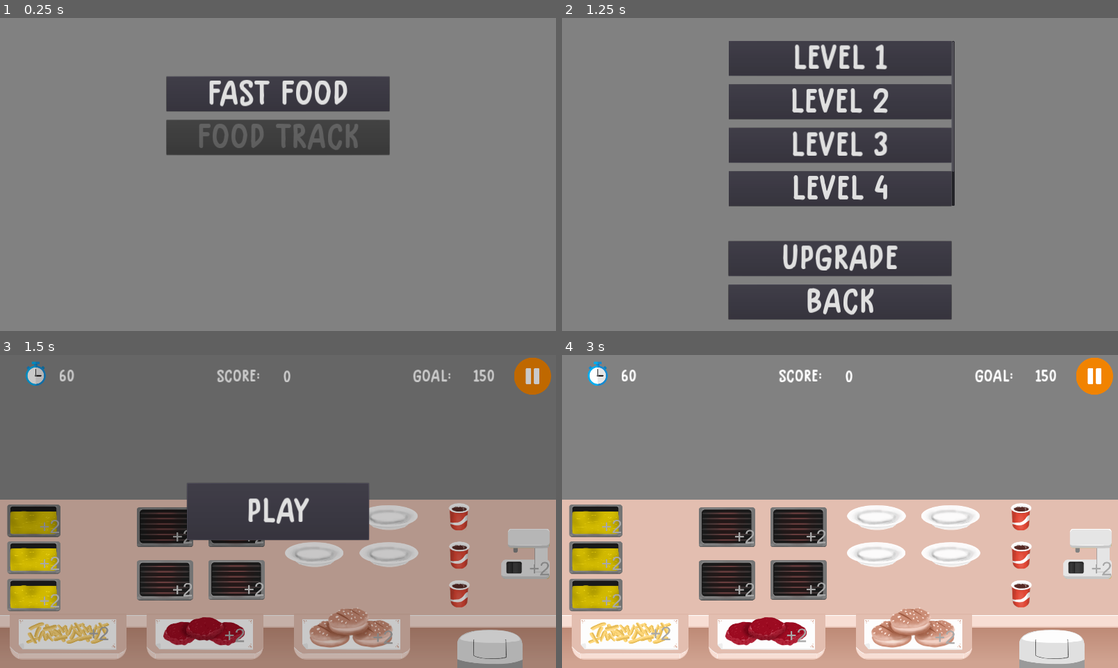
Above: before the commit, frames 1-4 (two rows, left to right).
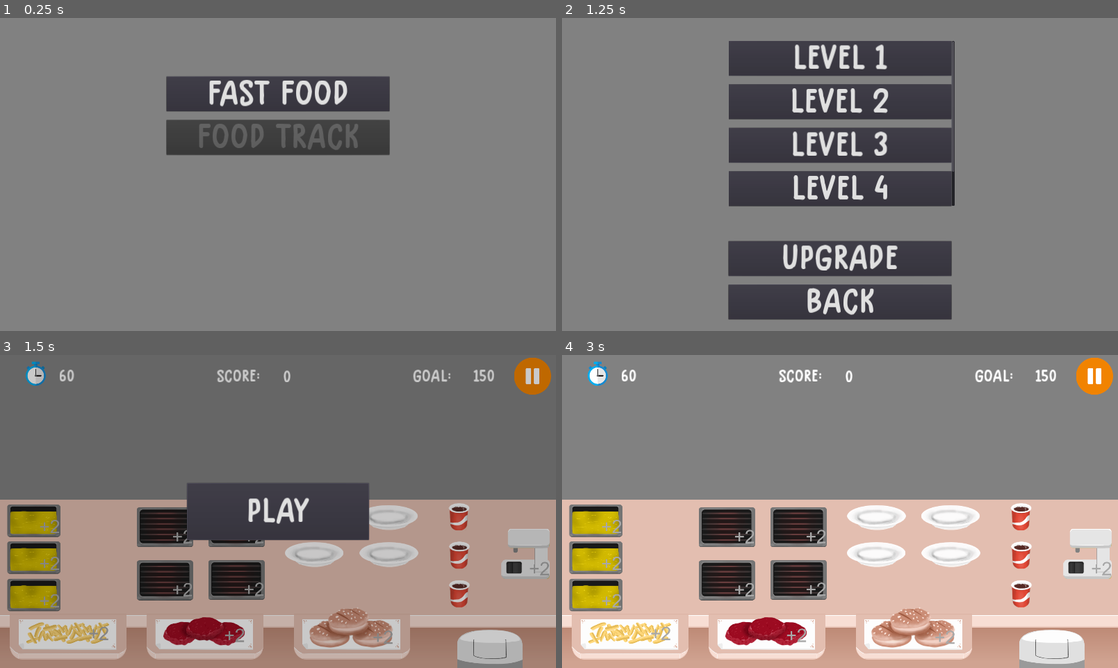
Above: after the commit, the same moments.

Repository: samuelpedrajas/MyVeganRestaurant
Game: Godot game, scene res://Scenes/Game.tscn
Same seed, same stepped clock (60 frames per second), same inputs: the game is played once before the commit and once after it.
Inputs:
- Up to frame 1 (0.25 s): no input
- Up to frame 2 (1.25 s): click "Fast Food" at 0.5 s
- Up to frame 3 (1.5 s): click "Level 1" at 1.25 s
- Up to frame 4 (3 s): click "Level 1" at 2 s; click "PLAY" at 2.75 s

Frames 1-2 are identical in both runs. In frame 3, 1.6% of the frame differs, in the area x 1-48%, y 59-82%; in frame 4, nothing differs.

Commit message:
progress

Diff:
--- a/Scenes/FastFood/FastFood.tscn
+++ b/Scenes/FastFood/FastFood.tscn
@@ -262,8 +262,10 @@
 position = Vector2( 1585.56, 64.7362 )
 kitchen = NodePath("../../../FastFood")
 
-[node name="HUD" parent="." instance=ExtResource( 15 )]
-
 [node name="Timer" type="Timer" parent="."]
-[connection signal="start_game" from="HUD" to="." method="_on_HUD_start_game"]
+
+[node name="CanvasLayer" type="CanvasLayer" parent="."]
+
+[node name="HUD" parent="CanvasLayer" instance=ExtResource( 15 )]
 [connection signal="timeout" from="Timer" to="." method="_on_Timer_timeout"]
+[connection signal="start_game" from="CanvasLayer/HUD" to="." method="_on_HUD_start_game"]
--- a/Scripts/Fryer.gd
+++ b/Scripts/Fryer.gd
@@ -30,6 +30,7 @@
 
 func set_config(machine_level, machine_upgrades):
 	self.upgrade = machine_level
+	self.platform.show()
 	_play_default_animation()
 	$Timer.cooking_time = machine_upgrades["CookingTime"]
 	print("%s upgraded" % [get_name()])
--- a/Scripts/Kitchen.gd
+++ b/Scripts/Kitchen.gd
@@ -8,6 +8,7 @@
 var score = 0
 onready var client_area = $Main/ClientArea
 onready var menu = $Menu
+onready var hud = $CanvasLayer/HUD
 
 
 func open_screen(level_config, kitchen_config, kitchen_status):
@@ -19,8 +20,8 @@
 
 	self.time = level_config.max_time
 	get_tree().get_root().connect("size_changed", self, "_on_size_changed")
-	$HUD.set_time(time)
-	$HUD.set_goal(client_area.calculated_goal)
+	hud.set_time(time)
+	hud.set_goal(client_area.calculated_goal)
 	_on_size_changed()
 	show()
 
@@ -190,13 +191,13 @@
 
 func add_score(inc):
 	score += inc
-	$HUD.set_score(score)
+	hud.set_score(score)
 
 
 func substract_score(inc):
 	score -= inc
 	score = max(0, score)
-	$HUD.set_score(score)
+	hud.set_score(score)
 
 
 ### Signal Handlers ###
@@ -211,7 +212,7 @@
 
 func _on_Timer_timeout():
 	time -= 1
-	$HUD.set_time(time)
+	hud.set_time(time)
 	if time == 0:
 		get_tree().get_root().set_disable_input(true)
 		emit_signal("close_request")
